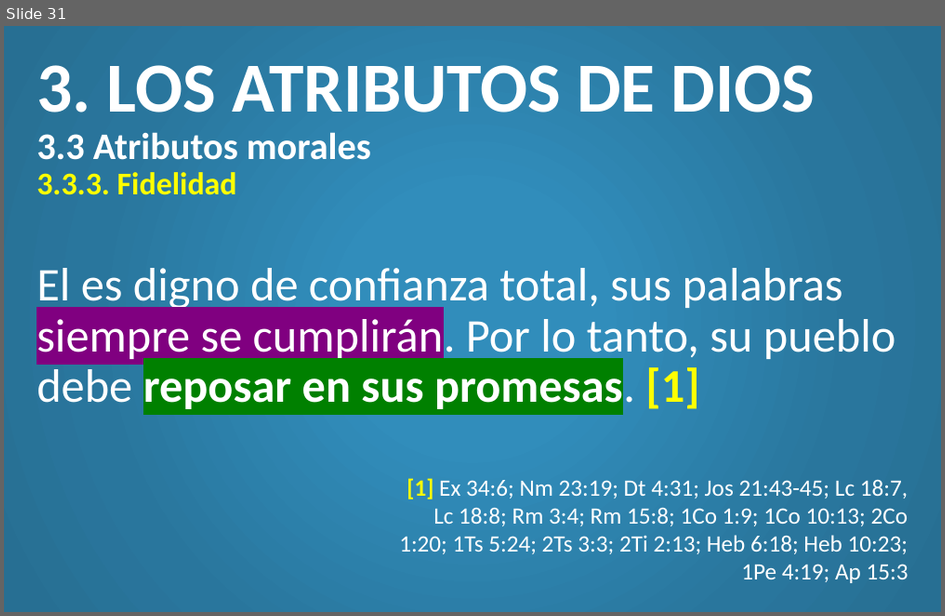
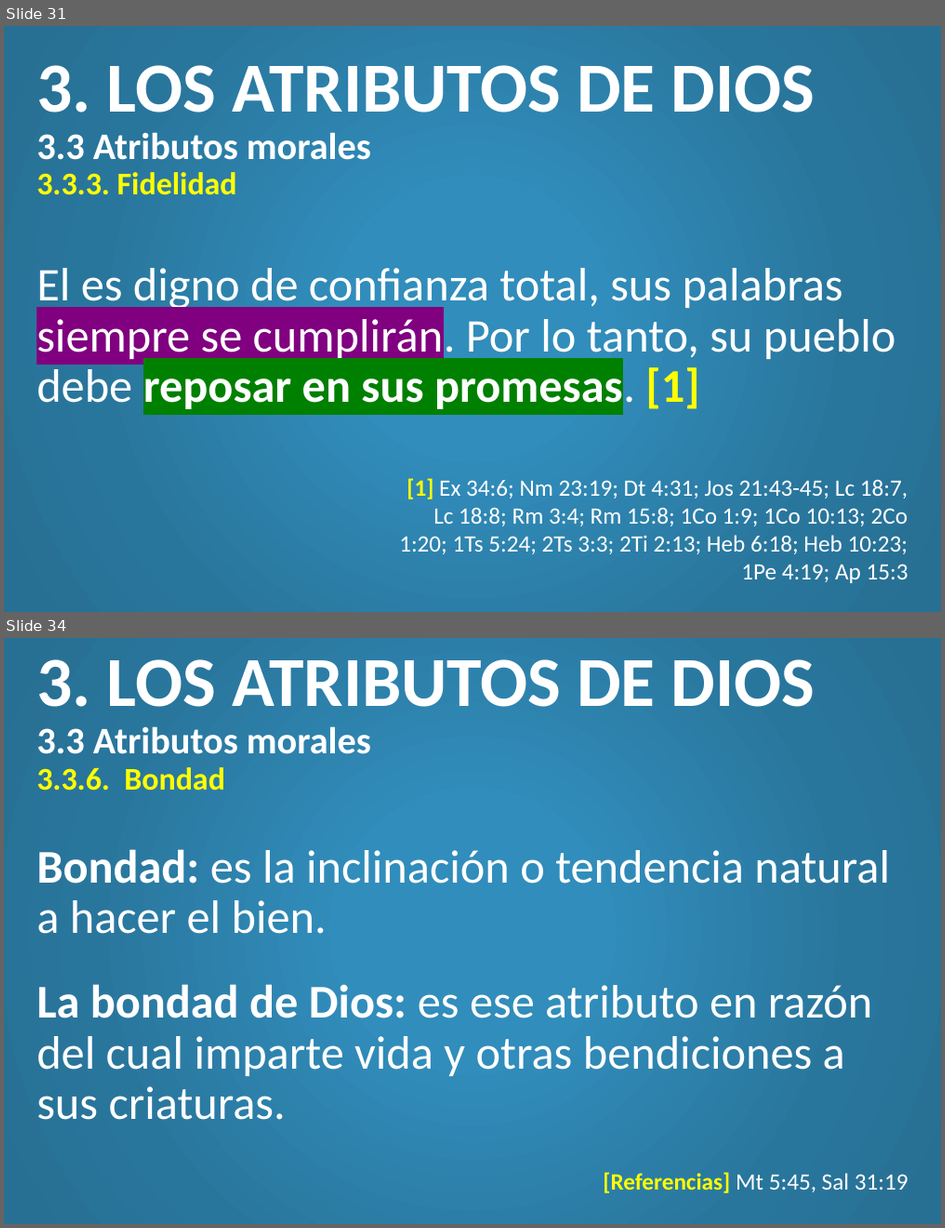
Before and after one commit to CreyTuning/documents, a slide deck: slideshow/Teologia Sistematica y Biblica - Myer Pearlman/Clases/4. Dios.pptx. Shown one above the other, each under a label of ours: slide 31 before the commit, slides 31 and 34 after it; the slides between them are not shown. The pictures are 945x616 and 945x1228 pixels, drawn with LibreOffice and Linux fonts; fonts in the diff are those of the drawing. Boxes give left, top, right and bottom in pixels: in the first picture for what was removed or moved away, otherwise in the second. Text is boxed around its words. In the diff, an @@ line names an element or a change of style, - is before the commit and + after.

Commit message:
Atributos morales

```diff
--- a/slideshow/Teologia Sistematica y Biblica - Myer Pearlman/Clases/4. Dios.pptx
+++ b/slideshow/Teologia Sistematica y Biblica - Myer Pearlman/Clases/4. Dios.pptx
@@ slide 34 added at (4,638,941,1224), background gradient #318DBB to #29769D to #276F93 @@
@@ title added at (37,659,816,791), 54 pt, text #FFFFFF, bold @@
+3. LOS ATRIBUTOS DE DIOS
+3.3 Atributos morales
+3.3.6. Bondad
@@ text added at (37,849,890,1120), 36 pt, text #FFFFFF @@
+Bondad: es la inclinación o tendencia natural a hacer el bien.
+La bondad de Dios: es ese atributo en razón del cual imparte vida y otras bendiciones a sus criaturas.
@@ text added at (603,1172,909,1193), 18 pt, text #FFFFFF @@
+[Referencias] Mt 5:45, Sal 31:19
```
Also in this commit, not shown: 1 slide changed, 1 other slide added.
